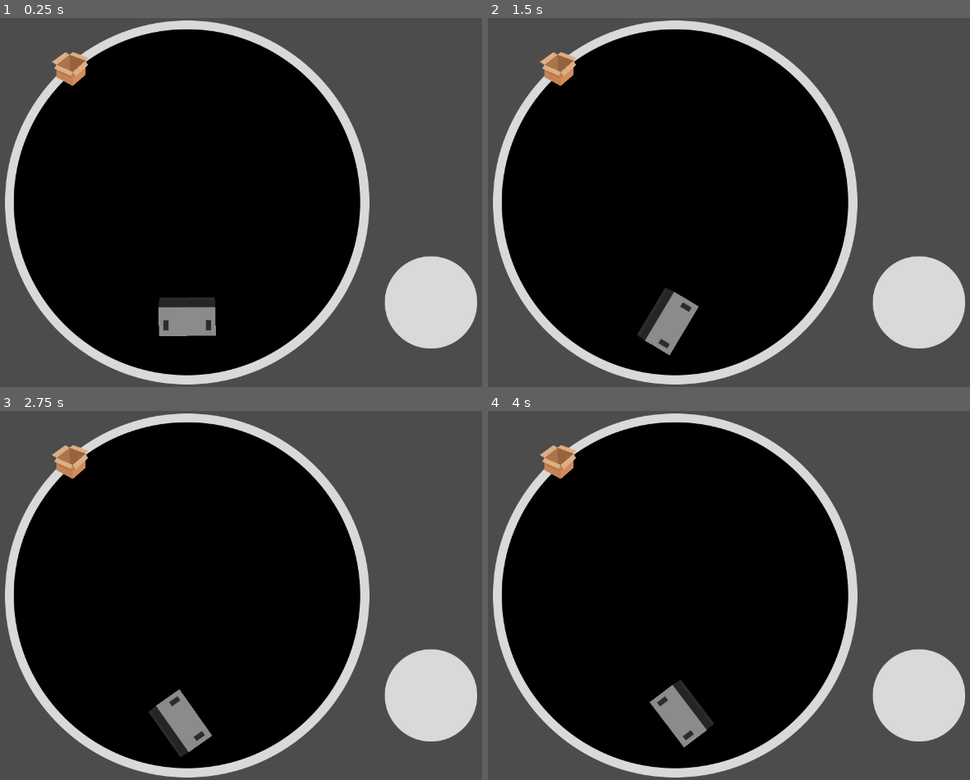
Above: before the commit, frames 1-4 (two rows, left to right).
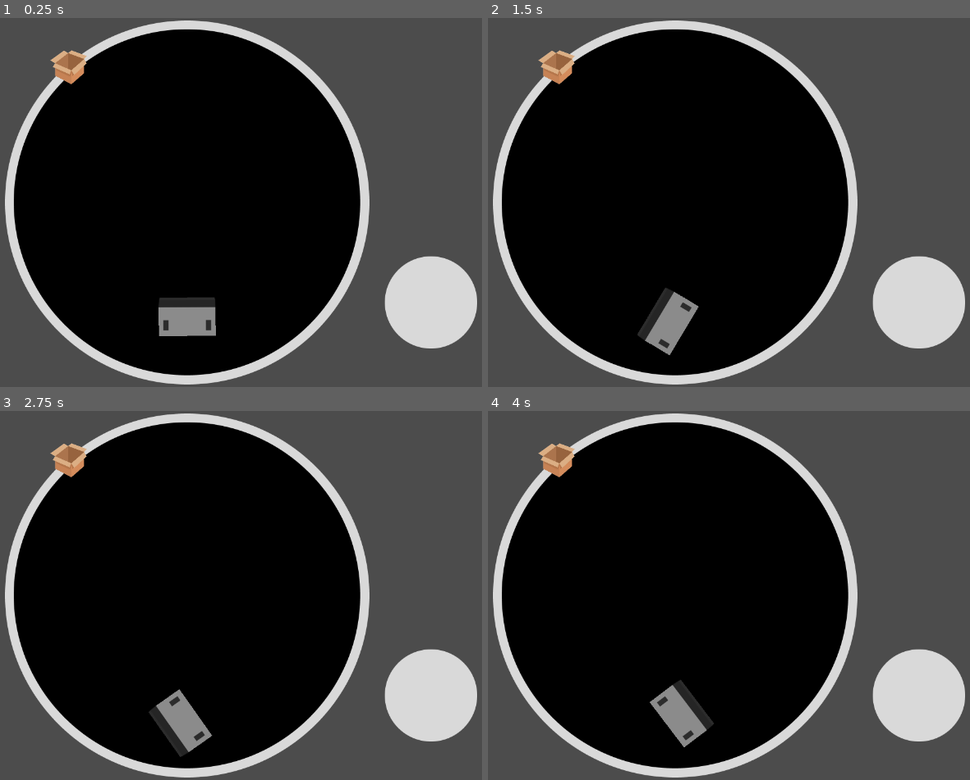
Above: after the commit, the same moments.

Repository: Eduardo-Barreto/Simple-Sumo-Drive-Sim
Game: Godot game, scene res://scenes/Main.tscn
Same seed, same stepped clock (60 frames per second), same inputs: the game is played once before the commit and once after it.
Inputs (mouse positions are in pixels of both pictures, inside the frame that each line leads up to):
- Up to frame 1 (0.25 s): no input
- Up to frame 2 (1.5 s): tap Enter at 0.5 s; move the mouse to (820, 184) at 0.52 s; hold Right (ui_right) 0.53-1.25 s; click (820, 184) at 0.67 s; drag from (545, 220) to (560, 69) at 1.27 s
- Up to frame 3 (2.75 s): tap Space at 2 s; move the mouse to (250, 514) at 2.02 s; hold Right (ui_right) from 2.03 s (still down)
- Up to frame 4 (4 s): release Right (ui_right) at 2.75 s; drag from (642, 669) to (outside the picture) at 2.77 s; tap Enter at 3.5 s; move the mouse to (873, 650) at 3.52 s; hold Left (ui_left) from 3.53 s (still down)

The runs differ from the first frame. In frame 1, 0.2% of the frame differs, in the area x 10-19%, y 8-19%; in frame 2, 0.2%; in frame 3, 0.2%; in frame 4, 0.2%.
Error after the commit: Invalid set index 'text' (on base: 'null instance') with value of type 'String'. (res://scripts/Main.gd:8)

Commit message:
feat: :sparkles: visible score

Diff:
--- a/src/scripts/Main.gd
+++ b/src/scripts/Main.gd
@@ -1,16 +1,34 @@
 extends Node2D
 
 var collectible = preload("res://scenes/Collectible.tscn")
-var score = 0
+var score = 0 setget set_score
+
+func set_score(value):
+	score = value
+	$ScoreLabel.text = str(value)
+
+	if value == 0:
+		$ScoreLabel.modulate = Color(1, 0, 0, 1)
+	else:
+		$ScoreLabel.modulate = Color(0.95, 0.98, 0.04, 1)
+
+	yield(get_tree().create_timer(0.5), 'timeout')
+	$ScoreLabel.modulate = Color(1, 1, 1, 1)
 
 func _ready():
+	set_score(0)
 	on_collectible_collected()
 
 func on_collectible_collected():
-	score += 1
+	set_score(score + 1)
 	var collectible_instance = collectible.instance()
 	var spawnAngle = rand_range(0, 2 * PI)
-	var spawnPosition = get_viewport_rect().size/2 + Vector2(cos(spawnAngle), sin(spawnAngle)) * rand_range(0, 355)
+	var spawnPosition = get_viewport_rect().size/2 + Vector2(cos(spawnAngle), sin(spawnAngle)) * rand_range(177, 355)
 	collectible_instance.position = spawnPosition
 	add_child(collectible_instance)
 	collectible_instance.connect("hit", self, "on_collectible_collected")
+
+
+func _on_Area2D_body_exited(body:Node):
+	if body is KinematicBody2D:
+		set_score(0)
